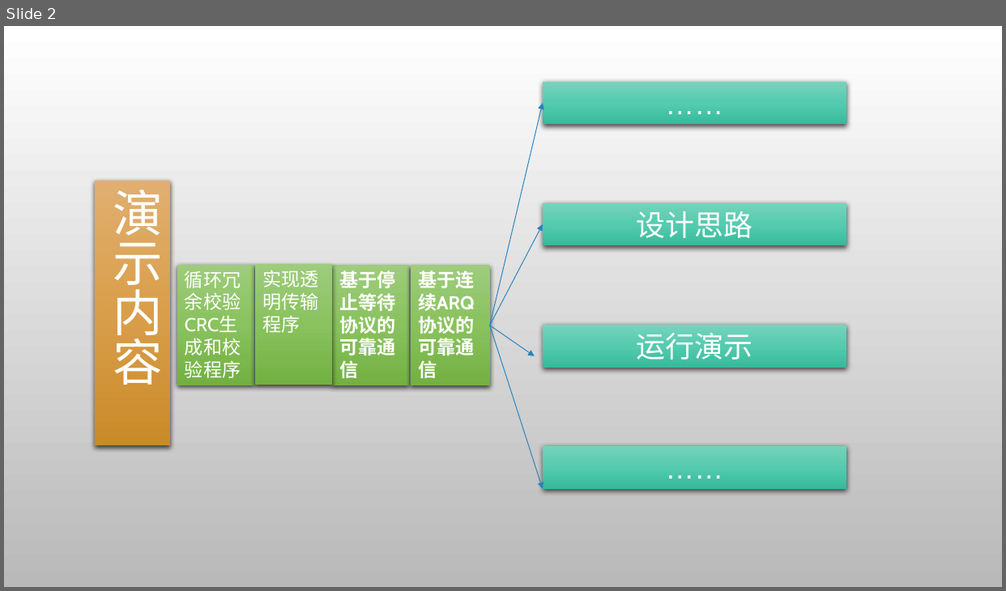
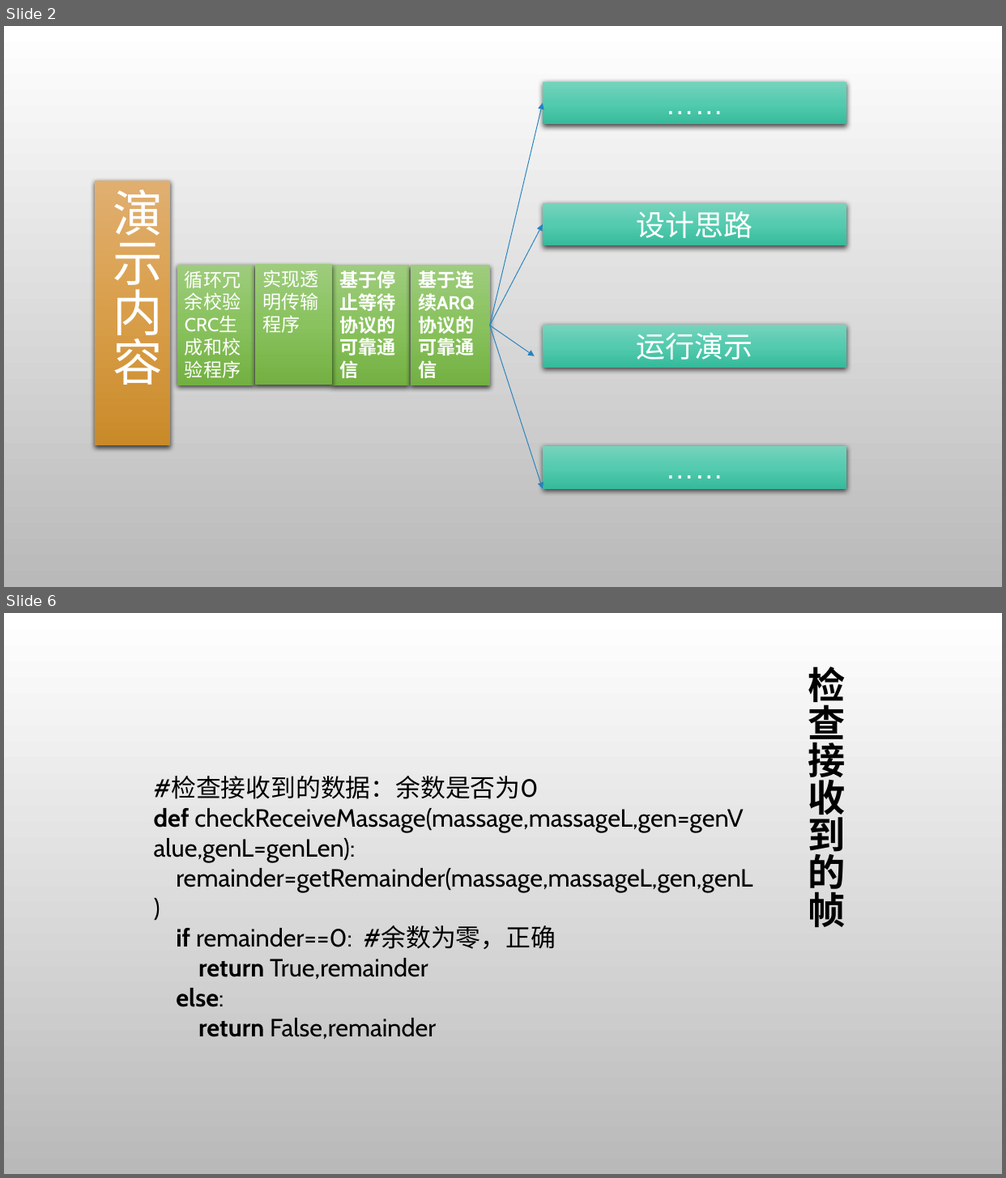
Before and after one commit to gcrth/computer_network, a slide deck: chapter3/ppt/ppt-chapter3.pptx. Shown one above the other, each under a label of ours: slide 2 before the commit, slides 2 and 6 after it; the slides between them are not shown. The pictures are 1006x591 and 1006x1178 pixels, drawn with LibreOffice and Linux fonts; fonts in the diff are those of the drawing; background and template pictures are left out. Boxes give left, top, right and bottom in pixels: in the first picture for what was removed or moved away, otherwise in the second. Text is boxed around its words. In the diff, an @@ line names an element or a change of style, - is before the commit and + after.

```diff
--- a/chapter3/ppt/ppt-chapter3.pptx
+++ b/chapter3/ppt/ppt-chapter3.pptx
@@ slide 6 added at (4, 613, 1002, 1174), background picture (left out) @@
@@ title added at (808, 666, 846, 927), 36 pt, text #000000, bold @@
+检查接收到的帧
@@ text added at (154, 776, 752, 1039), 24 pt, text #000000 @@
+#检查接收到的数据：余数是否为0
+def checkReceiveMassage(massage,massageL,gen=genValue,genL=genLen):
+remainder=getRemainder(massage,massageL,gen,genL)
+if remainder==0: #余数为零，正确
+return True,remainder
+else:
+return False,remainder
```
Also in this commit, not shown: 2 slides changed, 27 other slides added, 2 slides removed.
